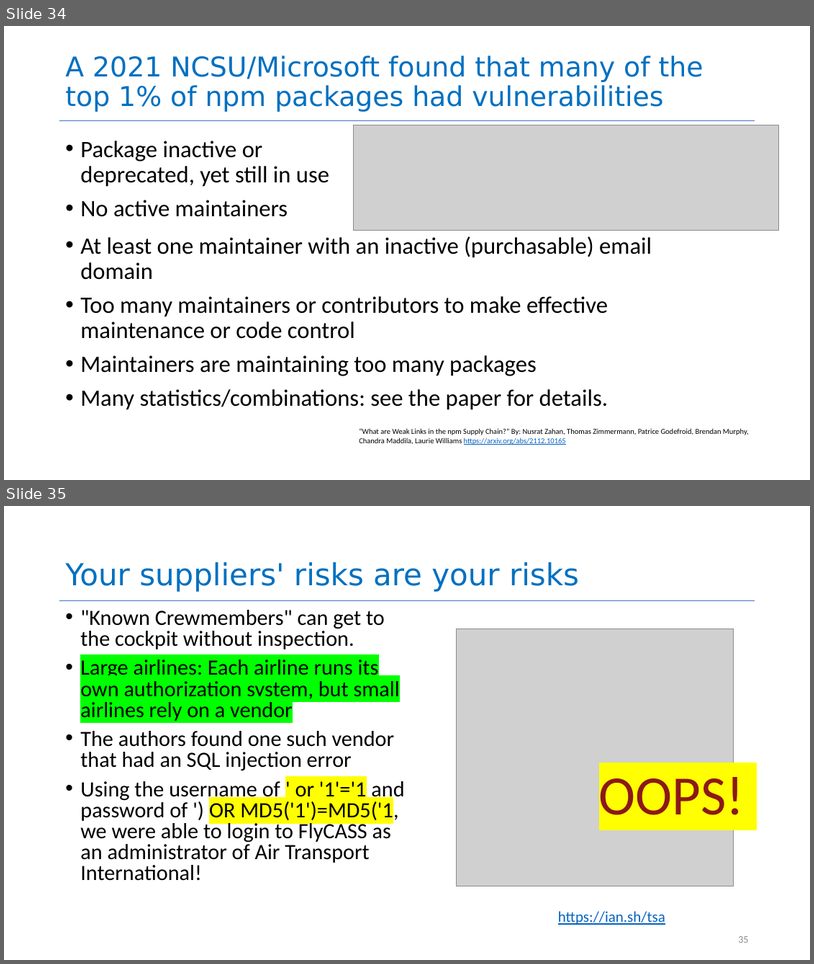
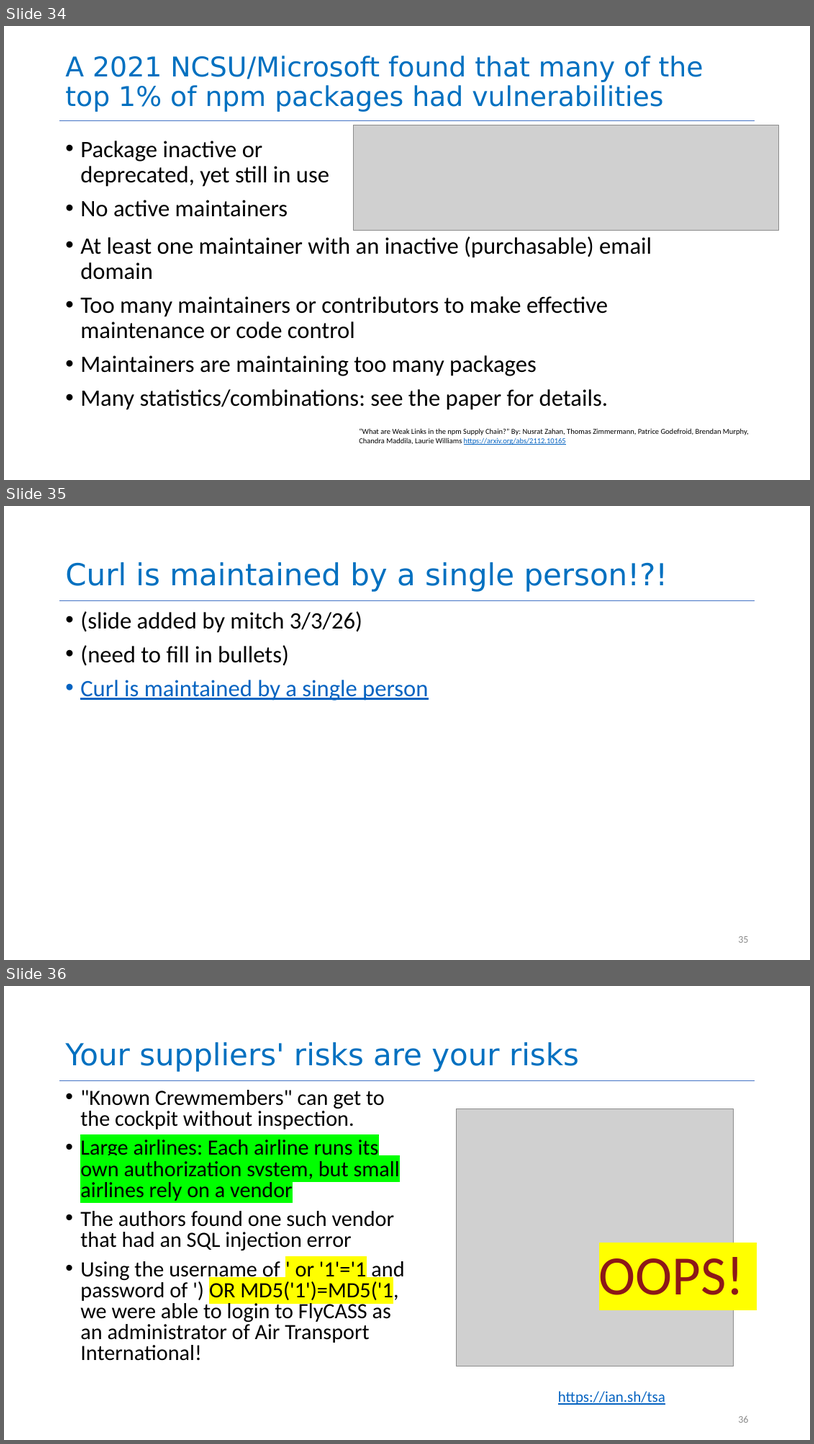
Before and after one commit to neu-se/CS4530-Spring-2026, a slide deck: Slides/Module 13 Security.pptx. Shown one above the other, each under a label of ours: slides 34 and 35 before the commit, slides 34, 35 and 36 after it. The pictures are 814x964 and 814x1444 pixels, drawn with LibreOffice and Linux fonts; fonts in the diff are those of the drawing; grey boxes stand for pictures. Boxes give left, top, right and bottom in pixels: in the first picture for what was removed or moved away, otherwise in the second. Text is boxed around its words. In the diff, an @@ line names an element or a change of style, - is before the commit and + after.

Commit message:
added slide about curl maintainer

```diff
--- a/Slides/Module 13 Security.pptx
+++ b/Slides/Module 13 Security.pptx
@@ slide 35 added at (4,506,810,960), background #FFFFFF; not listed: 1 template element that a slide beside it also shows @@
@@ title added at (65,562,669,592), 36 pt, text #0070C0 @@
+Curl is maintained by a single person!?!
@@ text added at (80,611,428,700), 28 pt, text #000000 @@
+• (slide added by mitch 3/3/26)
+• (need to fill in bullets)
+• Curl is maintained by a single person
@@ page number added at (738,936,748,942), 12 pt, text #8C8C8C @@
+35
@@ what was slide 35 is now slide 36 @@
```
Also in this commit, not shown: 1 other file.
